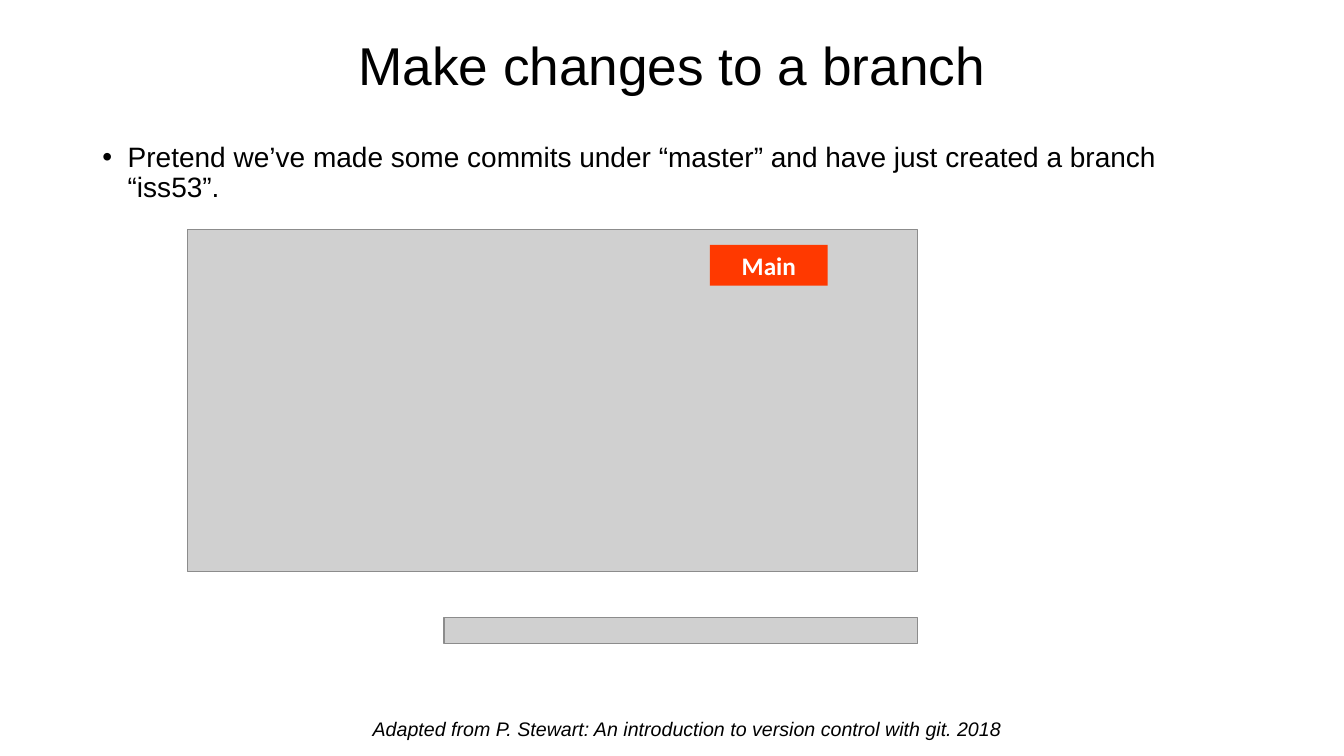
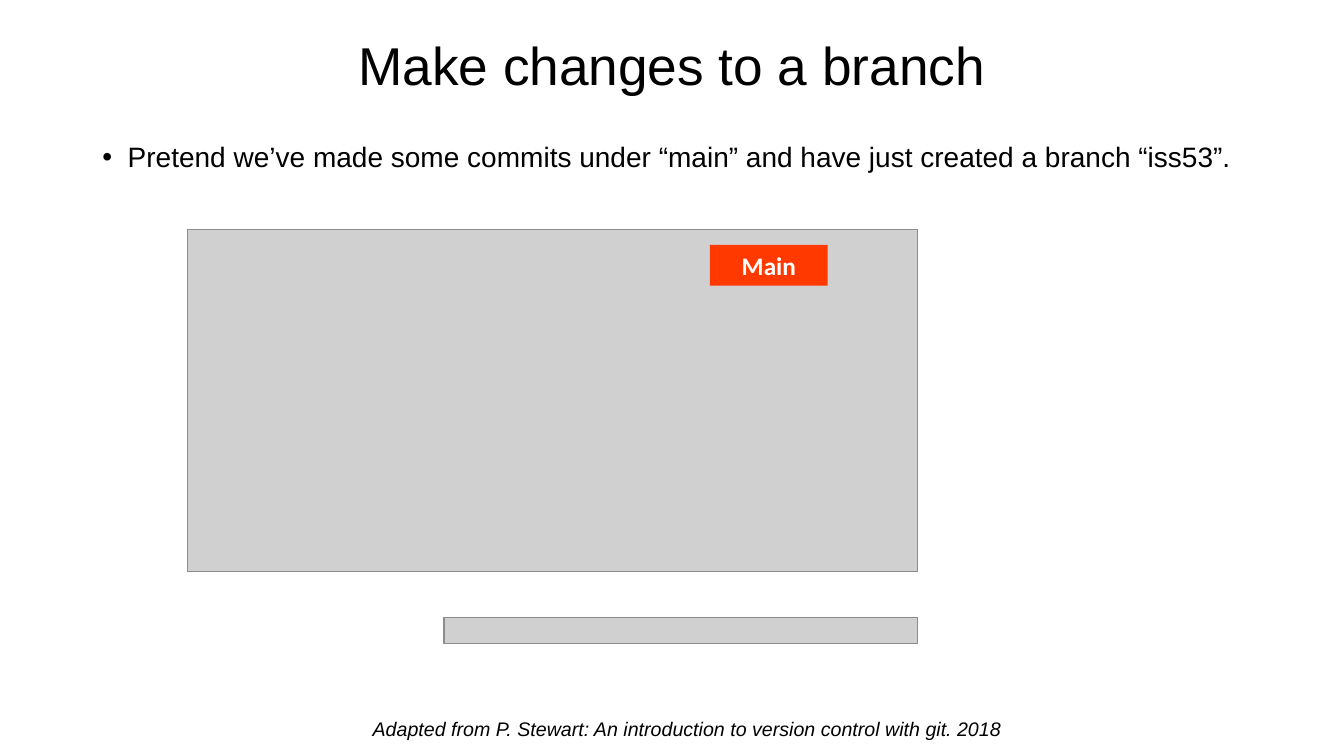
Before and after one commit to 10adavis/Git_Training, a slide deck: slide 10 of Presentations/An_Intro_to_Git.pptx. Drawn at 1344x756 pixels with LibreOffice and Linux fonts; fonts in the diff are those of the drawing; grey boxes stand for pictures. Boxes give left, top, right and bottom in pixels: in the first picture for what was removed or moved away, otherwise in the second. Text is boxed around its words. In the diff, an @@ line names an element or a change of style, - is before the commit and + after.

Commit message:
update presentation

```diff
--- a/Presentations/An_Intro_to_Git.pptx
+++ b/Presentations/An_Intro_to_Git.pptx
@@ text at bbox=[128, 146, 1230, 172]: text changed @@
-• Pretend we’ve made some commits under “master” and have just created a branch “iss53”.
+• Pretend we’ve made some commits under “main” and have just created a branch “iss53”.
```
Also in this commit, not shown: 1 other slide changed.
